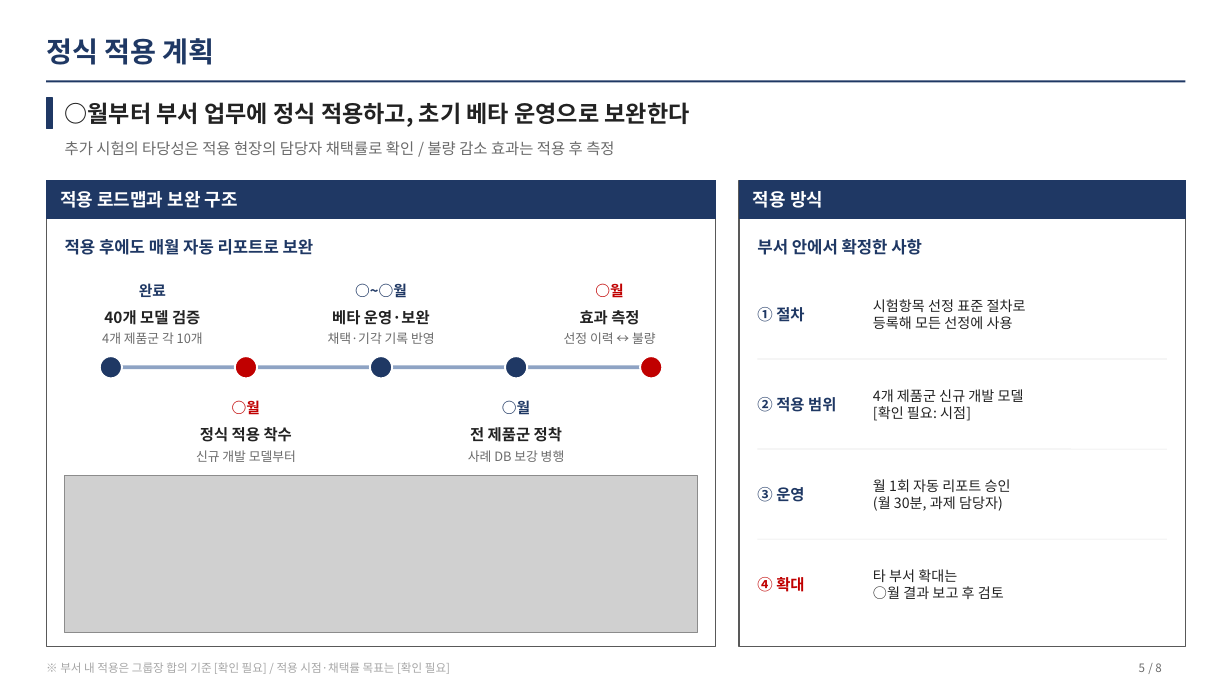
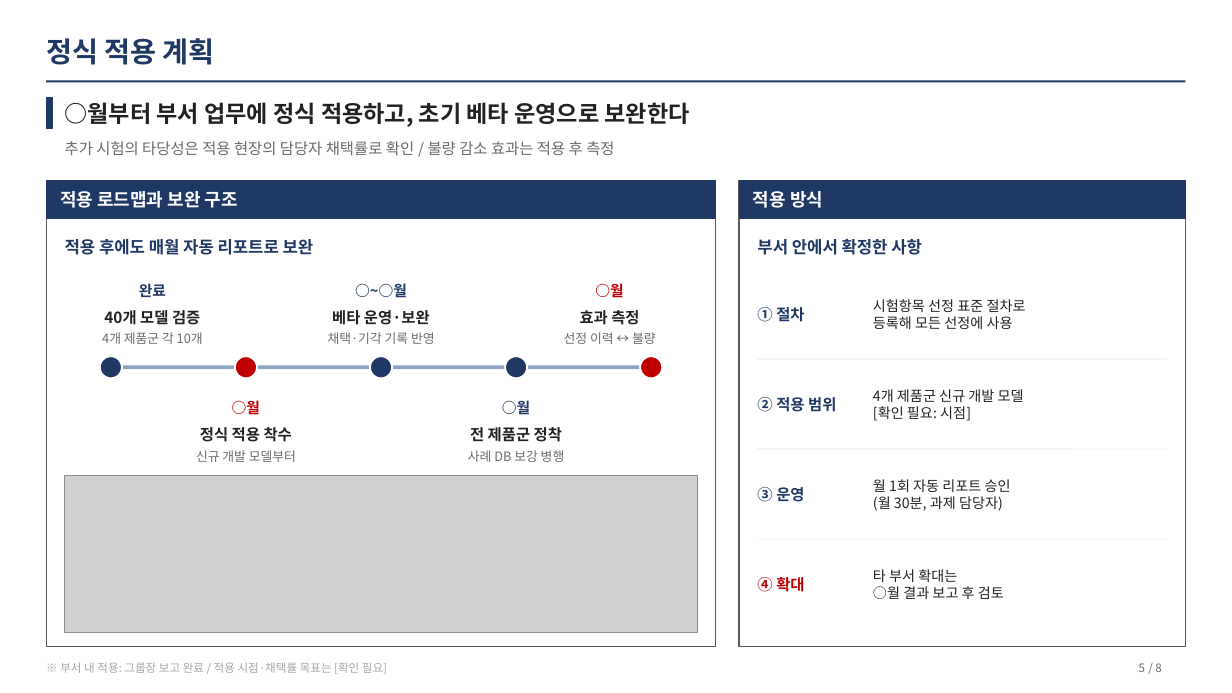
Before and after one commit to kimeungjin-cmd/Start1, a slide deck: slide 5 of output/vp/시험항목자동선정_성과보고.pptx. Drawn at 1232x693 pixels with LibreOffice and Linux fonts; fonts in the diff are those of the drawing; grey boxes stand for pictures. Boxes give left, top, right and bottom in pixels: in the first picture for what was removed or moved away, otherwise in the second. Text is boxed around its words. In the diff, an @@ line names an element or a change of style, - is before the commit and + after.

```diff
--- a/output/vp/시험항목자동선정_성과보고.pptx
+++ b/output/vp/시험항목자동선정_성과보고.pptx
@@ text at [60, 662, 387, 674]: text changed @@
-※ 부서 내 적용은 그룹장 합의 기준 [확인 필요] / 적용 시점·채택률 목표는 [확인 필요]
+※ 부서 내 적용: 그룹장 보고 완료 / 적용 시점·채택률 목표는 [확인 필요]
```
Also in this commit, not shown: 3 other files.
